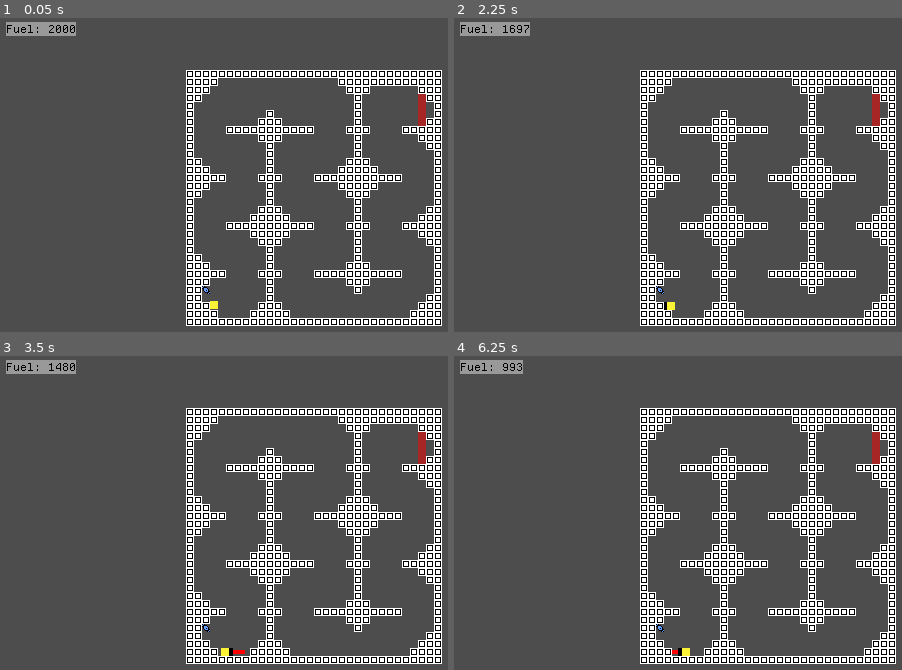
Above: before the commit, frames 1-4 (two rows, left to right).
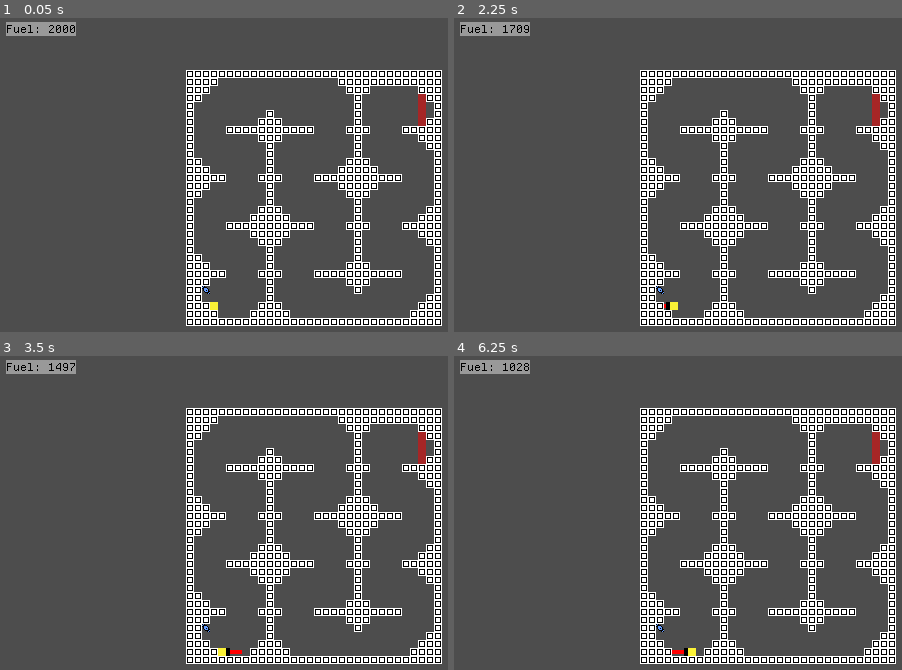
Above: after the commit, the same moments.

Repository: OSGH-web/balloon-movement-demo
Game: Godot game, scene res://levels/level-ben-1-6-snake.tscn
The game is run twice, just before and just after one commit, with the same random seed, the same clock (stepped at 60 frames per second) and the same inputs. This scene is started directly instead of the project's main scene.
Inputs:
- Up to frame 1 (0.05 s): no input
- Up to frame 2 (2.25 s): tap Enter at 0.5 s; hold Right (ui_right) 0.53-2.03 s; tap Up (ui_up) at 0.77, 1.52 s; hold Left (ui_left) from 2.03 s (still down)
- Up to frame 3 (3.5 s): release Left (ui_left) at 2.78 s; hold Right (ui_right) from 2.78 s (still down); tap Up (ui_up) at 3.02 s
- Up to frame 4 (6.25 s): tap Up (ui_up) at 3.77, 4.52, 6.02 s; release Right (ui_right) at 4.28 s; hold Left (ui_left) 4.28-5.03 s; hold Right (ui_right) 5.03-5.78 s; hold Left (ui_left) from 5.78 s (still down)

The runs differ from the first frame. In frame 1, less than 0.1% of the frame differs, in the area x 46-49%, y 90-93%; in frame 2, less than 0.1%; in frame 3, less than 0.1%; in frame 4, 0.2%, in the area x 10-55%, y 1-96%.

Commit message:
clean up physics scaling

Diff:
--- a/scripts/player.gd
+++ b/scripts/player.gd
@@ -10,13 +10,15 @@
 @onready var camera = $Camera
 
 # All physics constants are in units of Tiles/Second
-const GRAVITY = 120
-const FRICTION = -3
-const PLAYER_Y_FORCE = 300
-const PLAYER_X_FORCE = 165
 # physics are designed for an 8px x 8px tileset -- 8px == 1m
 const PHYSICS_BASE_SCALE = 8
-var physics_scale_factor
+const TILE_SIZE_PX = 24
+const PHYSICS_SCALE_FACTOR = TILE_SIZE_PX / PHYSICS_BASE_SCALE
+var GRAVITY
+var FRICTION
+var PLAYER_Y_FORCE
+var PLAYER_X_FORCE
+
 var readyForRestart: bool = false
 
 signal player_died
@@ -34,7 +36,13 @@
 		fuel_label.player = self
 
 	var tilemap = get_parent().get_node("Terrain") as TileMapLayer
-	physics_scale_factor = tilemap.tile_set.tile_size.x / PHYSICS_BASE_SCALE
+
+	# init scaled physics constants
+	GRAVITY = 120 * PHYSICS_SCALE_FACTOR
+	FRICTION = -3 * PHYSICS_SCALE_FACTOR
+	PLAYER_Y_FORCE = 300 * PHYSICS_SCALE_FACTOR
+	PLAYER_X_FORCE = 165 * PHYSICS_SCALE_FACTOR
+
 func add_fuel(amt):
 	FUEL += amt
 	$AudioStreamPlayer2D.pitch_scale = 1.03 # Changesmusic to normal if you ran out of fuel then got it back.
@@ -59,19 +67,20 @@
 	velocity_update.y *= PLAYER_Y_FORCE * delta
 
 	if FUEL > 0:
-		velocity -= velocity_update * physics_scale_factor
-		FUEL -= abs(velocity_update.x) + abs(velocity_update.y)
+		velocity -= velocity_update
+		# fuel is independent of scale
+		FUEL -= velocity_update.length() / PHYSICS_SCALE_FACTOR
 	elif readyForRestart == false and timer.is_stopped():
 		$AudioStreamPlayer2D.pitch_scale = 0.7
 		timer.start()
 
 	if not is_on_floor():
-		velocity.y += GRAVITY * delta * physics_scale_factor
-	elif abs(velocity.x) < 0.001 * physics_scale_factor:
+		velocity.y += GRAVITY * delta
+	elif abs(velocity.x) < 0.001:
 		velocity.x = 0
 	else:
 		# Makes you slow down when you land on the floor. Smaller than vel.x so slows you down.
-		velocity.x += FRICTION * delta * velocity.x * physics_scale_factor
+		velocity.x += FRICTION * delta * velocity.x
 
 	move_and_slide()
 
